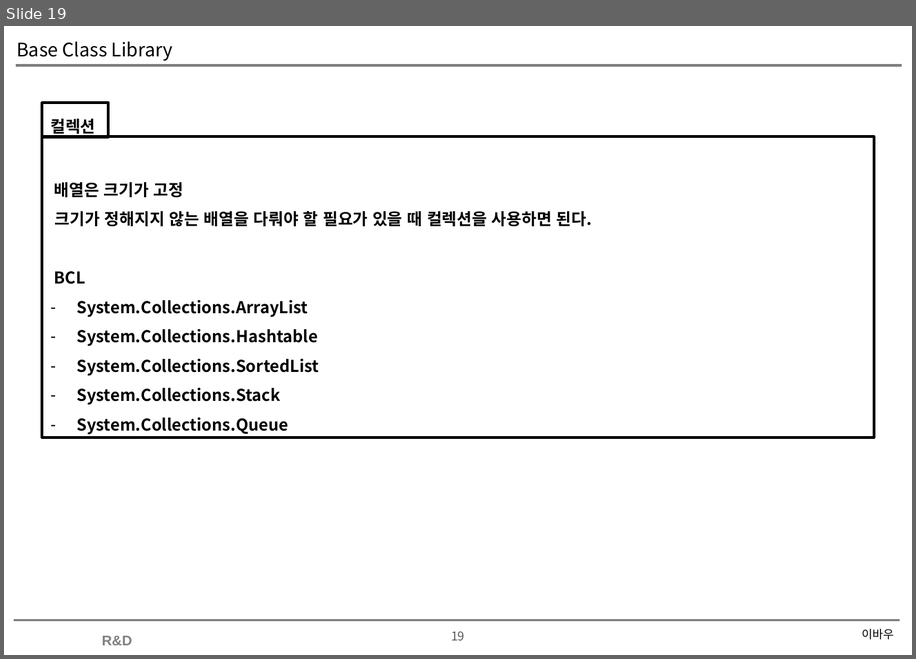
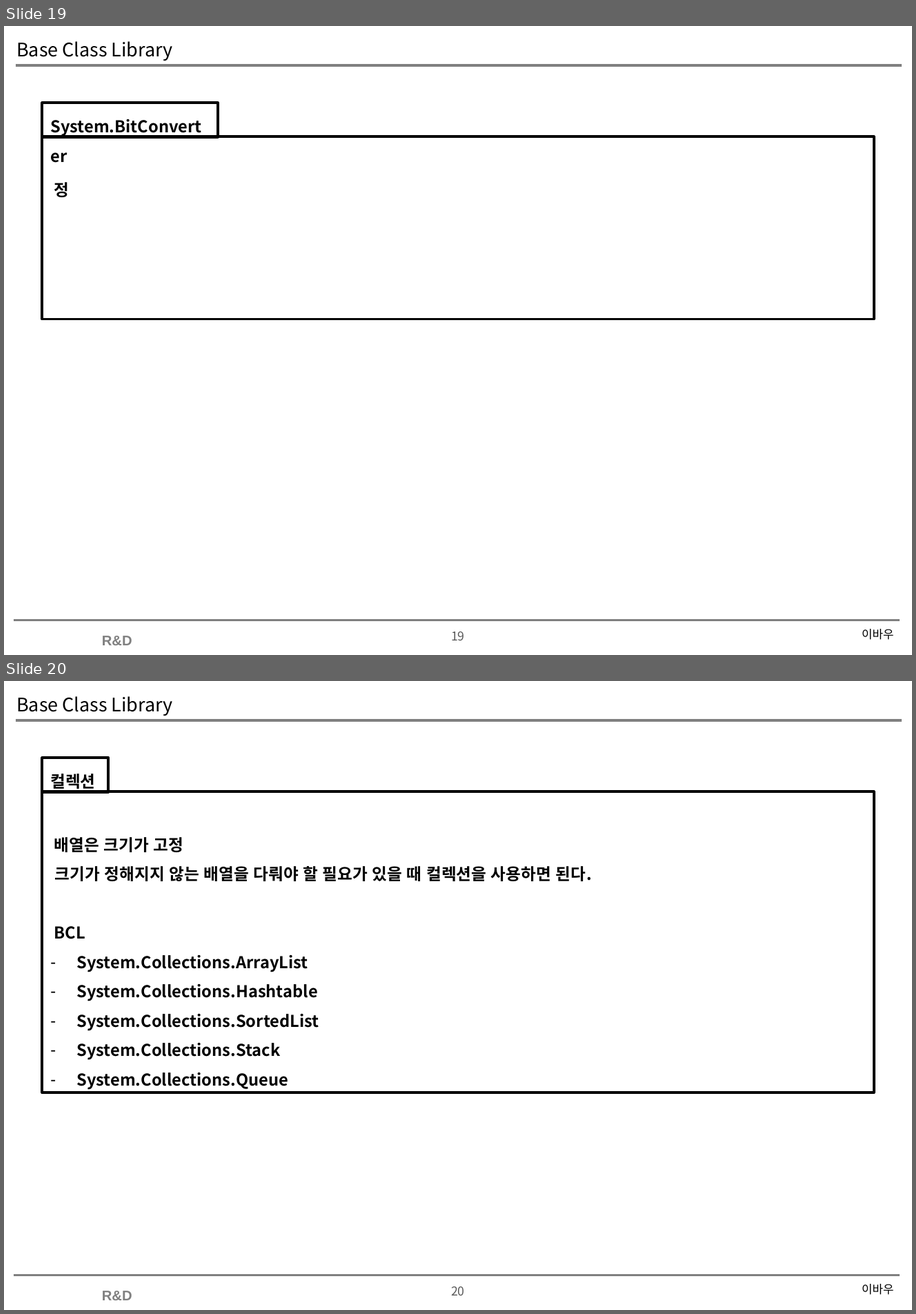
Before and after one commit to soultomind/CSharpStudy, a slide deck: CSharpStudy.Day20200627/Base Class Library.pptx. Shown one above the other, each under a label of ours: slide 19 before the commit, slides 19 and 20 after it. The pictures are 916x659 and 916x1314 pixels, drawn with LibreOffice and Linux fonts; fonts in the diff are those of the drawing; background and template pictures are left out. Boxes give left, top, right and bottom in pixels: in the first picture for what was removed or moved away, otherwise in the second. Text is boxed around its words. In the diff, an @@ line names an element or a change of style, - is before the commit and + after.

```diff
--- a/CSharpStudy.Day20200627/Base Class Library.pptx
+++ b/CSharpStudy.Day20200627/Base Class Library.pptx
@@ slide 19 added at [4, 26, 912, 655], background #FFFFFF; not listed: 4 template elements that a slide beside it also shows @@
@@ title added at [16, 41, 173, 61], 16 pt, text #000000 @@
+Base Class Library
@@ rectangle added at [43, 103, 218, 138], outline #000000 2.25 pt, 14 pt, text #000000, bold @@
+System.BitConverter
@@ rectangle added at [43, 136, 874, 319], outline #000000 2.25 pt, 14 pt, text #000000, bold @@
+정
@@ text added at [862, 628, 893, 639], 10 pt, text #000000 @@
+이바우
@@ what was slide 19 is now slide 20 @@
@@ page number at [451, 1286, 465, 1295]: text changed @@
-19
+20
```
Also in this commit, not shown: 6 other slides added, 1 other file.
